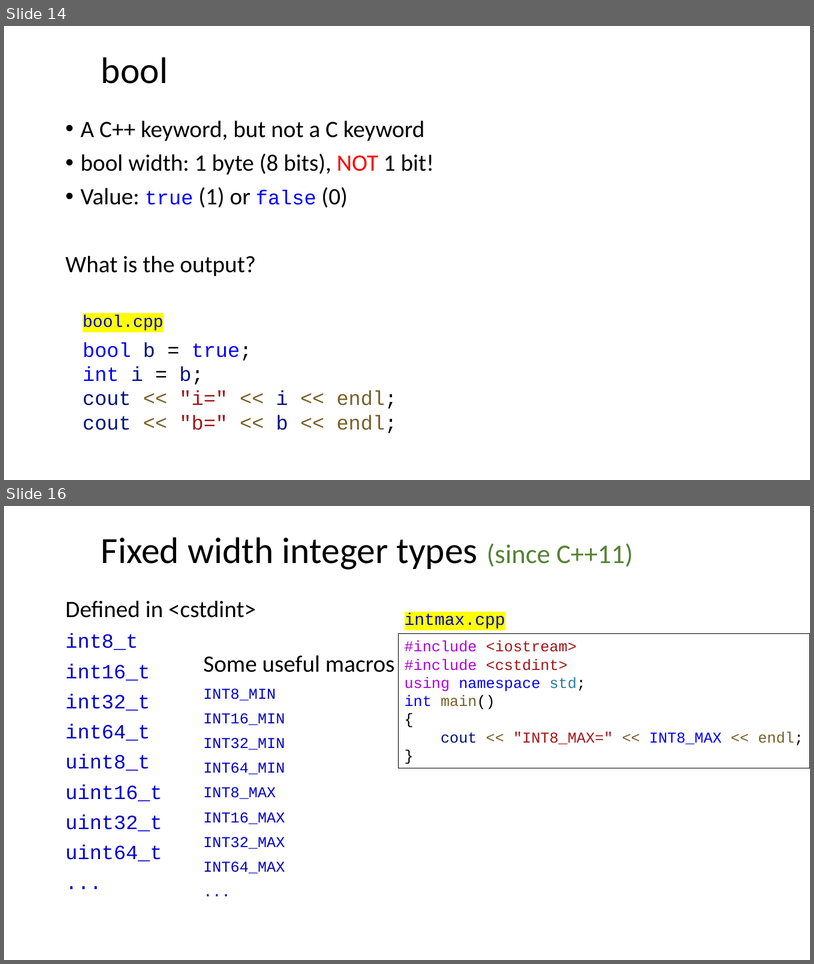
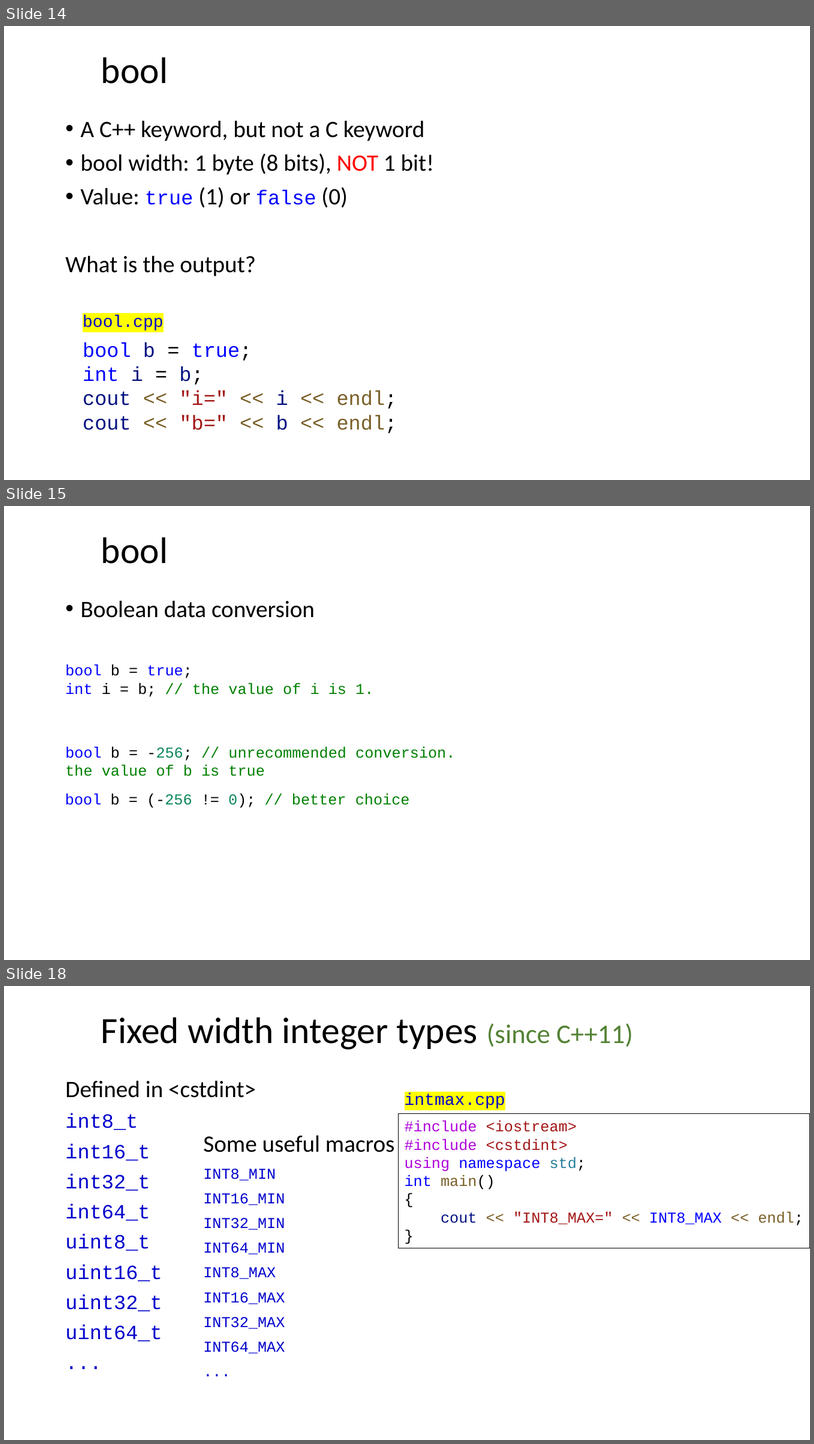
Before and after one commit to dayekuaipao/CPPLearning, a slide deck: week02/Lecture02.pptx. Shown one above the other, each under a label of ours: slides 14 and 16 before the commit, slides 14, 15 and 18 after it; the slides between them are not shown. The pictures are 814x964 and 814x1444 pixels, drawn with LibreOffice and Linux fonts; fonts in the diff are those of the drawing; background and template pictures are left out. Boxes give left, top, right and bottom in pixels: in the first picture for what was removed or moved away, otherwise in the second. Text is boxed around its words. In the diff, an @@ line names an element or a change of style, - is before the commit and + after.

```diff
--- a/week02/Lecture02.pptx
+++ b/week02/Lecture02.pptx
@@ slide 15 added at (x1=4, y1=506, x2=810, y2=960), background #FFFFFF @@
@@ title added at (x1=101, y1=537, x2=168, y2=564), 44 pt, text #000000 @@
+bool
@@ text added at (x1=81, y1=600, x2=315, y2=618), 28 pt, text #000000 @@
+• Boolean data conversion
@@ text added at (x1=65, y1=664, x2=374, y2=697), 18 pt, text #008000 @@
+bool b = true;
+int i = b; // the value of i is 1.
@@ text added at (x1=65, y1=746, x2=455, y2=776), 18 pt, text #008000 @@
+bool b = -256; // unrecommended conversion. the value of b is true
@@ text added at (x1=65, y1=793, x2=410, y2=808), 18 pt, text #008000 @@
+bool b = (-256 != 0); // better choice
@@ what was slide 16 is now slide 18 @@
```
Also in this commit, not shown: 7 slides changed, 1 other slide added, 2 other files.
